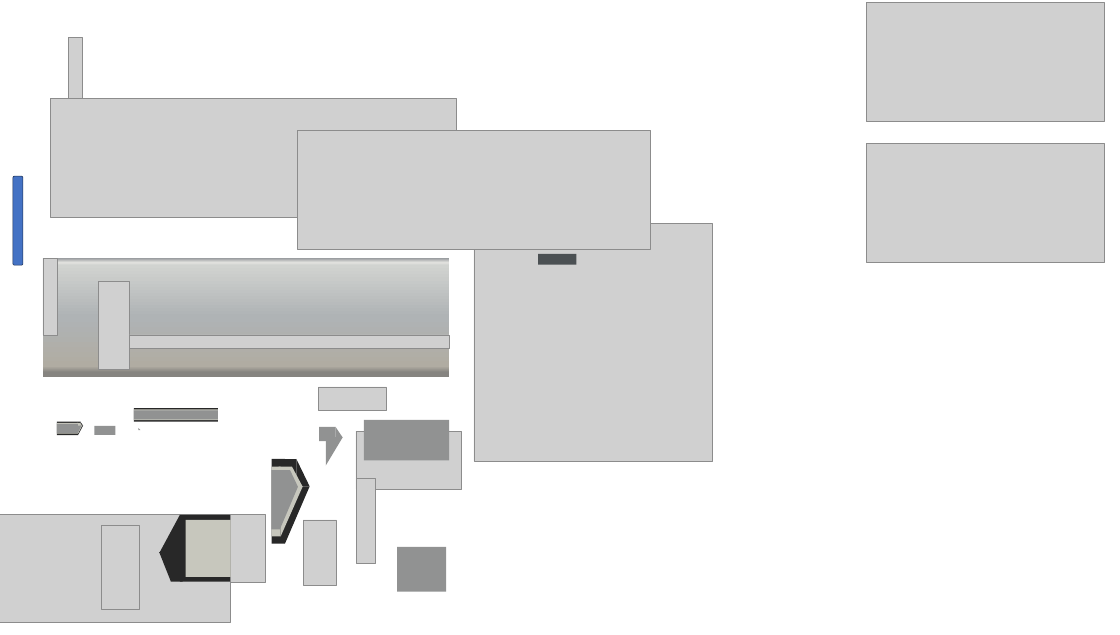
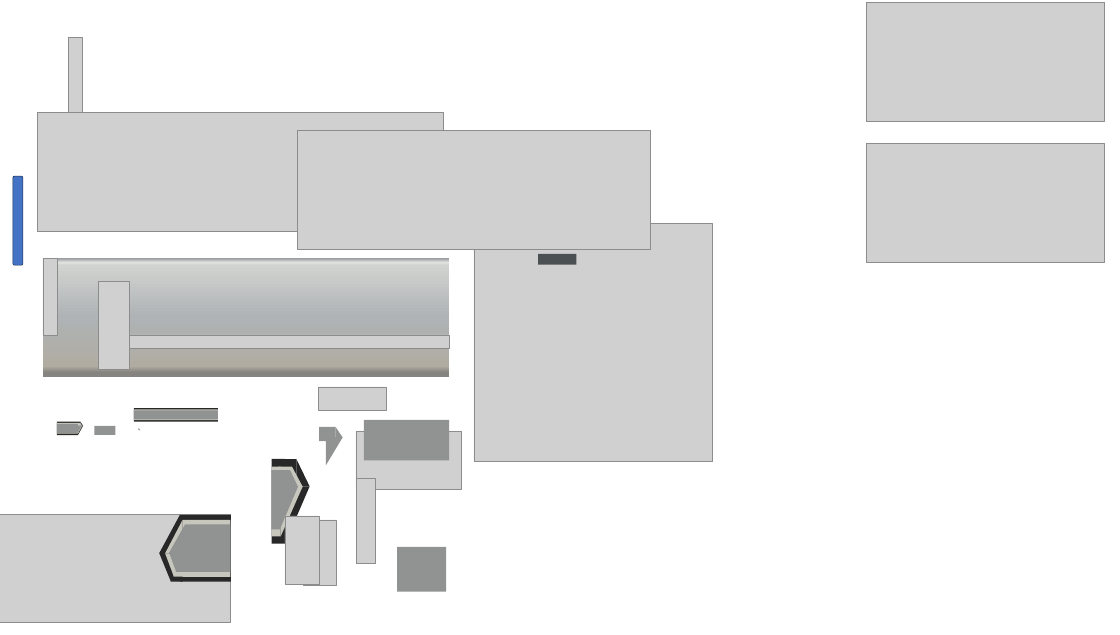
Before and after one commit to cydiawaltz/BveHibiya2, a slide deck: slide 1 of モデリング/車両/03/03.pptx. Drawn at 1120x635 pixels with LibreOffice and Linux fonts; fonts in the diff are those of the drawing; grey boxes stand for pictures; background and template pictures are left out. Boxes give left, top, right and bottom in pixels: in the first picture for what was removed or moved away, otherwise in the second. Text is boxed around its words. In the diff, an @@ line names an element or a change of style, - is before the commit and + after.

```diff
--- a/モデリング/車両/03/03.pptx
+++ b/モデリング/車両/03/03.pptx
@@ picture moved from (x1=51, y1=98, x2=457, y2=217) to (x1=37, y1=113, x2=444, y2=231) @@
@@ picture removed at (x1=101, y1=525, x2=139, y2=610) @@
@@ triangle added at (x1=165, y1=520, x2=183, y2=554), fill #C7C7BD @@
@@ triangle added at (x1=169, y1=525, x2=185, y2=553), fill #919292 @@
@@ rectangle added at (x1=185, y1=524, x2=231, y2=572), fill #919292 @@
@@ picture moved from (x1=231, y1=515, x2=265, y2=583) to (x1=285, y1=516, x2=319, y2=584) @@
@@ triangle added at (x1=165, y1=553, x2=174, y2=577), fill #C7C7BD @@
@@ triangle added at (x1=169, y1=553, x2=176, y2=572), fill #919292 @@
@@ rectangle added at (x1=174, y1=550, x2=189, y2=577), fill #C7C7BD @@
@@ rectangle added at (x1=176, y1=552, x2=186, y2=572), fill #919292 @@
```
Also in this commit, not shown: 43 other files.
